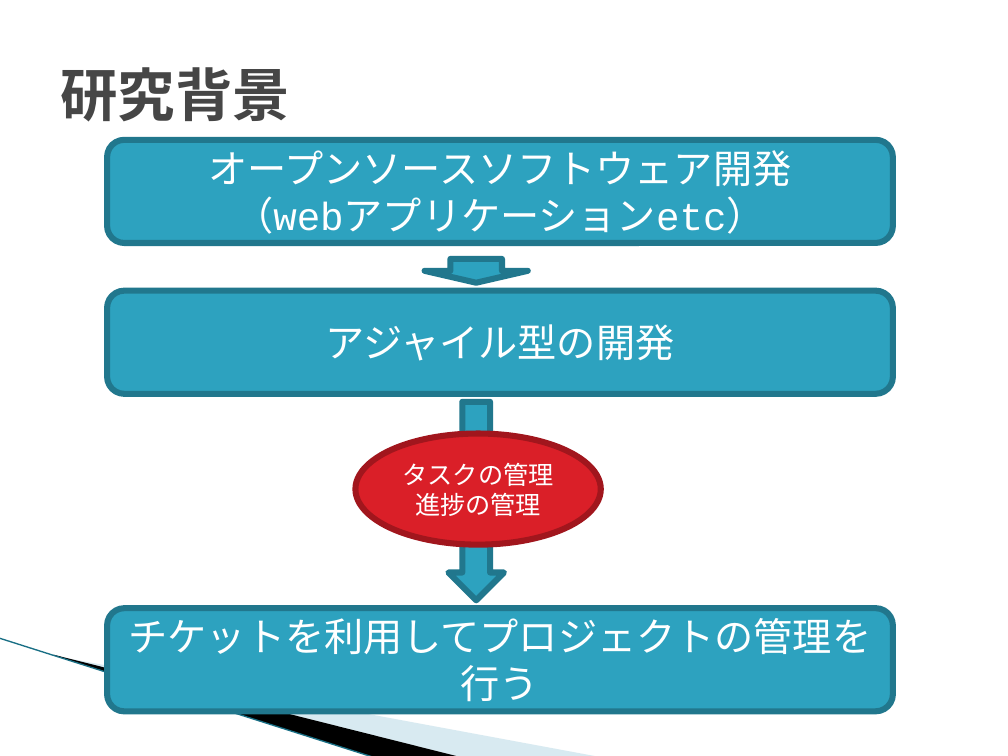
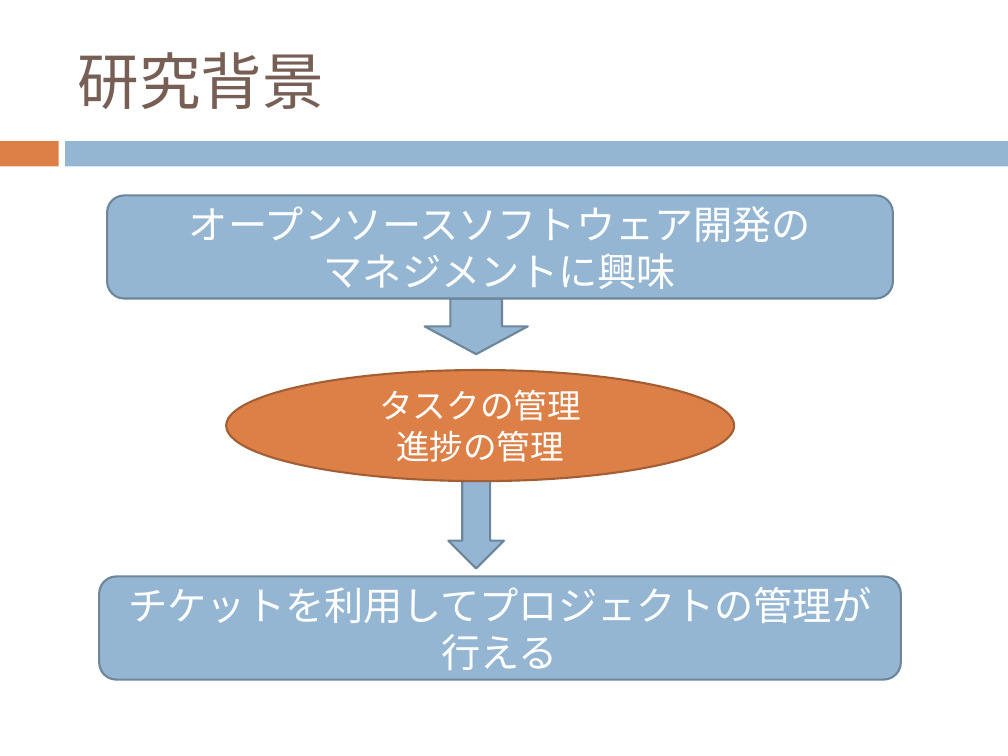
Before and after one commit to keimatsui/kadai, a slide deck: slide 3 of 卒業論文/2012/久保孝樹/最終発表/最終発表.pptx. Drawn at 1008x756 pixels with LibreOffice and Linux fonts; fonts in the diff are those of the drawing; background and template pictures are left out. Boxes give left, top, right and bottom in pixels: in the first picture for what was removed or moved away, otherwise in the second. Text is boxed around its words. In the diff, an @@ line names an element or a change of style, - is before the commit and + after.

```diff
--- a/卒業論文/2012/久保孝樹/最終発表/最終発表.pptx
+++ b/卒業論文/2012/久保孝樹/最終発表/最終発表.pptx
@@ title "研究背景": place and size @@
-title "研究背景" at (60, 67, 290, 122)
+title "研究背景" at (77, 52, 323, 109)
@@ title "研究背景" at (77, 52, 323, 109): size 41 to 44 pt, font Courier New to Calibri, text colour #464646 to #775F55, bold off @@
@@ rectangle added at (0, 141, 58, 166), fill #DD8047 @@
@@ rectangle added at (66, 141, 1008, 166), fill #94B6D2 @@
@@ rounded rectangle "オープンソースソフトウェア開発の": place and size @@
-rounded rectangle "オープンソースソフトウェア開発の" at (107, 140, 893, 243)
+rounded rectangle "オープンソースソフトウェア開発の" at (107, 196, 893, 298)
@@ text in rounded rectangle at (189, 206, 811, 289): text changed; font Courier New to Calibri @@
-オープンソースソフトウェア開発
-（webアプリケーションetc）
+オープンソースソフトウェア開発の
+マネジメントに興味
@@ rounded rectangle removed at (107, 290, 893, 393) @@
-アジャイル型の開発
@@ fill #2DA2BF to #94B6D2; outline #21788D 4.33 pt to #6D879B 1.5 pt in 4 elements at (99, 577, 900, 679), (107, 196, 893, 298), (449, 458, 504, 569), (424, 298, 527, 354) @@
@@ down arrow: place and size @@
-down arrow at (424, 259, 527, 283)
+down arrow at (424, 298, 527, 354)
@@ ellipse "タスクの管理": place and size @@
-ellipse "タスクの管理" at (356, 433, 601, 544)
+ellipse "タスクの管理" at (226, 370, 734, 481)
@@ ellipse "タスクの管理" at (226, 370, 734, 481): size 18 to 24 pt, font Courier New to Calibri; fill #DA1F28 to #DD8047; outline #A1171E 4.33 pt to #A35F35 1.5 pt @@
@@ down arrow: place and size @@
-down arrow at (449, 402, 504, 601)
+down arrow at (449, 458, 504, 569)
@@ rounded rectangle "チケットを利用してプロジェクトの管理が行える": place and size @@
-rounded rectangle "チケットを利用してプロジェクトの管理が行える" at (107, 608, 893, 711)
+rounded rectangle "チケットを利用してプロジェクトの管理が行える" at (99, 577, 900, 679)
@@ text in rounded rectangle at (129, 587, 872, 670): text changed; font Courier New to Calibri @@
-チケットを利用してプロジェクトの管理を行う
+チケットを利用してプロジェクトの管理が行える
@@ line removed from (0, 638) to (374, 756) @@
@@ freeform shape removed at (53, 654, 461, 756) @@
@@ freeform shape removed at (55, 655, 600, 756) @@
```
Also in this commit, not shown: 17 other slides changed, 4 slides added, 5 slides removed.
